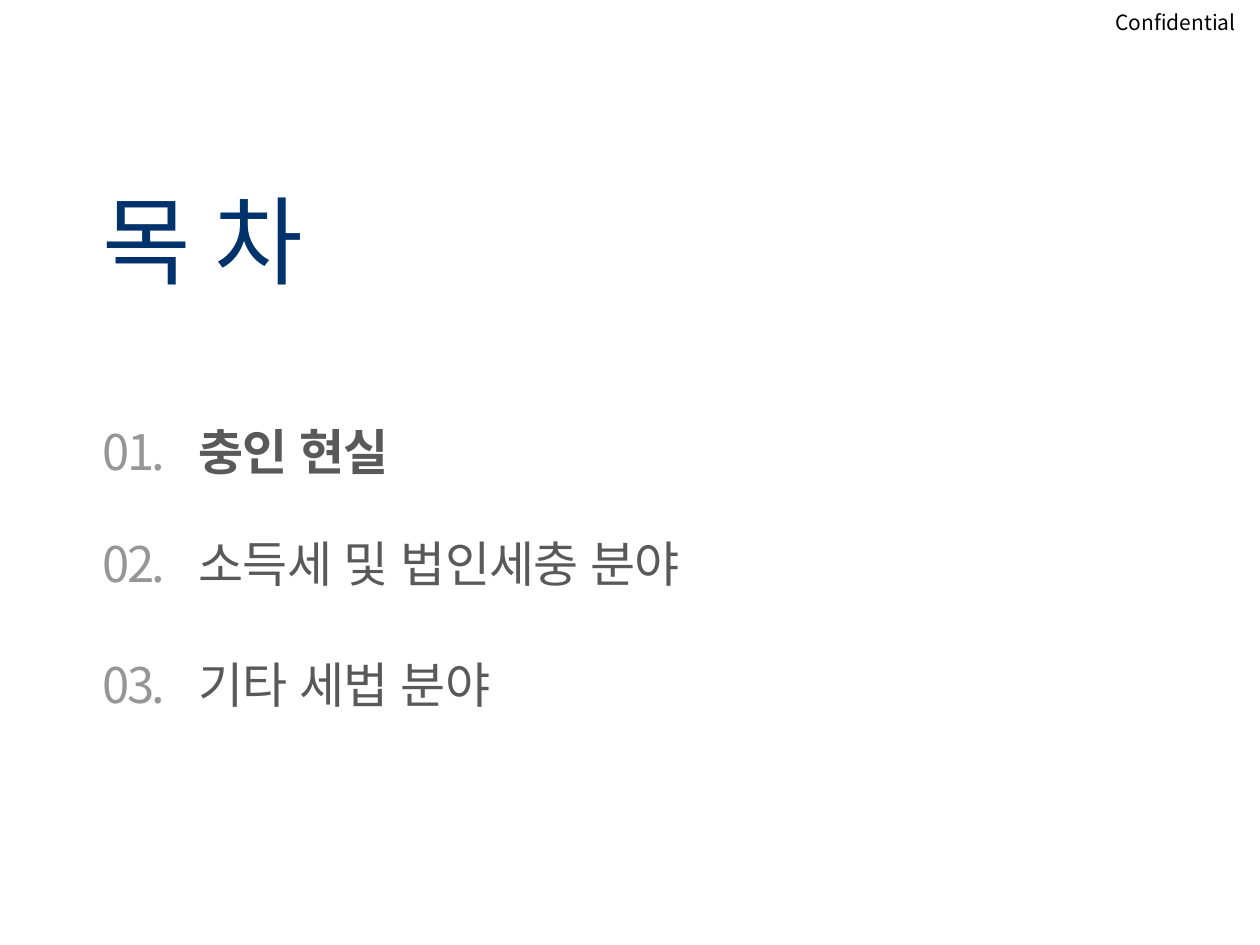
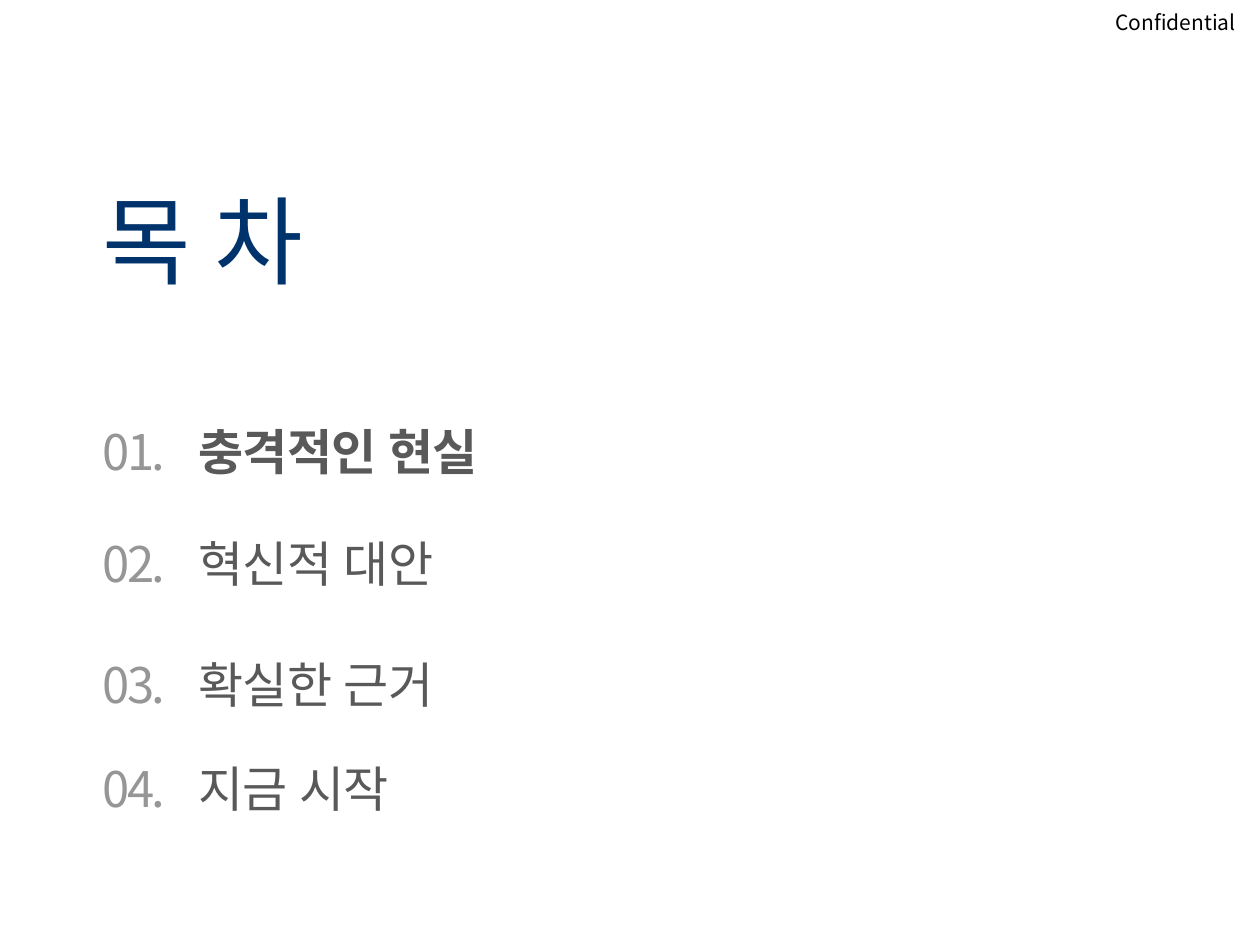
Before and after one commit to jlinsights/FamilyOffice, a slide deck: slide 2 of public/중고차거래업 자금조달 혁신방안.pptx. Drawn at 1260x945 pixels with LibreOffice and Linux fonts; fonts in the diff are those of the drawing; background and template pictures are left out. Boxes give left, top, right and bottom in pixels: in the first picture for what was removed or moved away, otherwise in the second. Text is boxed around its words. In the diff, an @@ line names an element or a change of style, - is before the commit and + after.

```diff
--- a/public/중고차거래업 자금조달 혁신방안.pptx
+++ b/public/중고차거래업 자금조달 혁신방안.pptx
@@ text at bbox=[199, 429, 477, 475]: text changed; font Noto Sans to Roboto @@
-충인 현실
+충격적인 현실
@@ text at bbox=[199, 541, 433, 586]: text changed @@
-소득세 및 법인세충 분야
+혁신적 대안
@@ text at bbox=[199, 662, 433, 707]: text changed @@
-기타 세법 분야
+확실한 근거
@@ text added at bbox=[103, 770, 165, 808], 28 pt, text #969696 @@
+04.
@@ text added at bbox=[199, 766, 389, 811], 28 pt, text #595959 @@
+지금 시작
```
Also in this commit, not shown: 4 other slides changed, 2 slides added, 2 slides removed, 10 other files.
